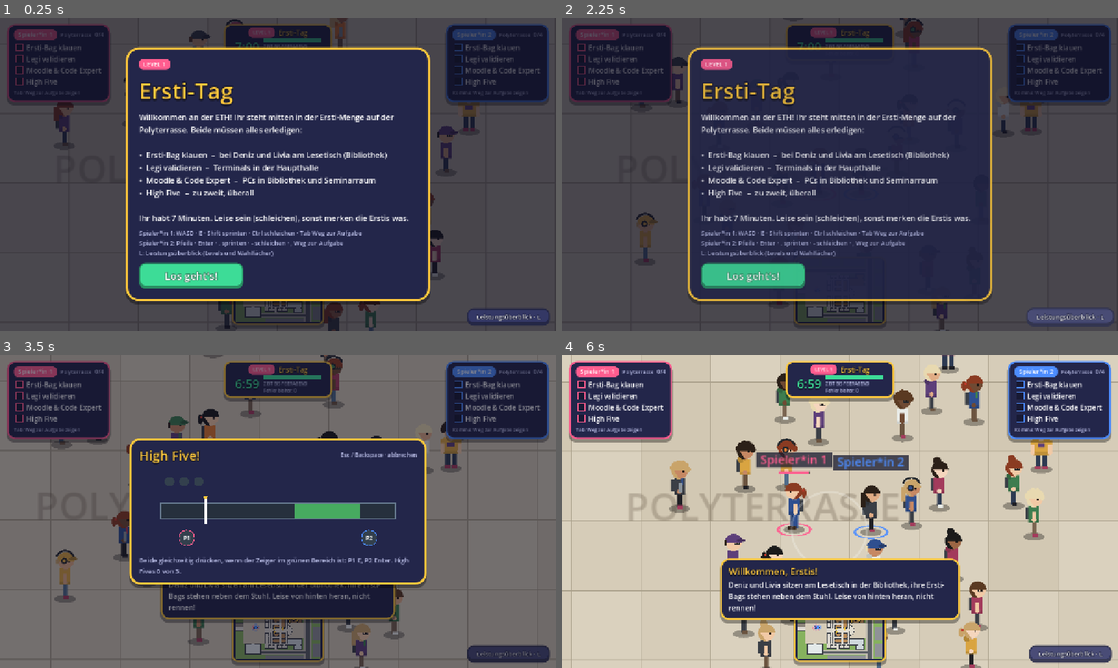
Above: before the commit, frames 1-4 (two rows, left to right).
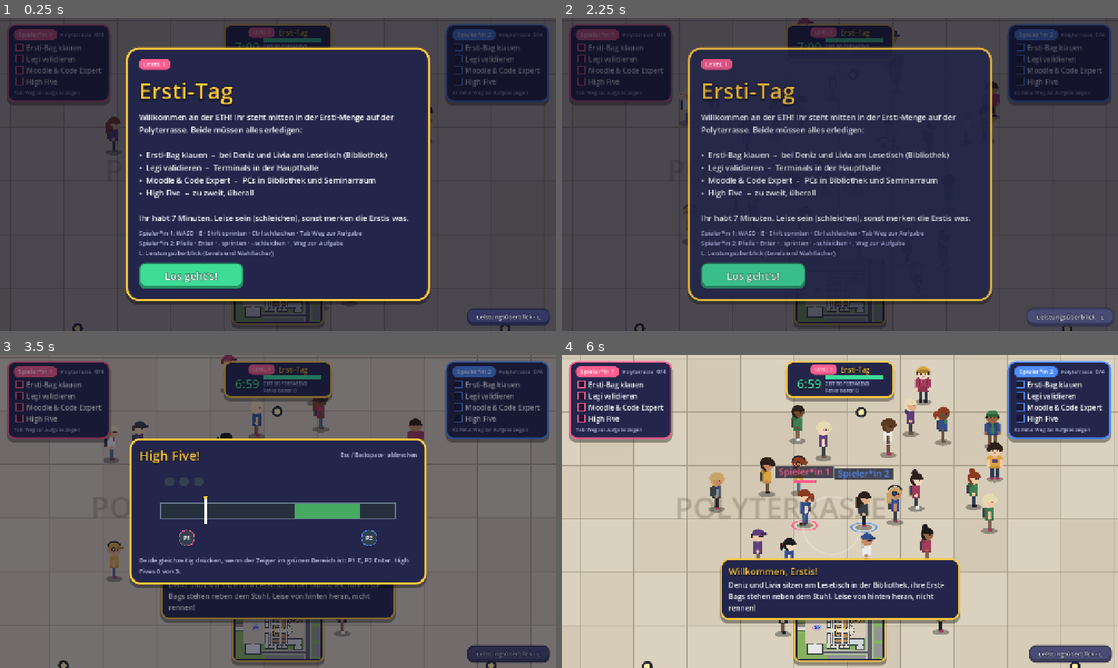
Above: after the commit, the same moments.

Repository: fzehnder/viscon-game
Game: Godot game, scene res://main.tscn
The game is run twice, just before and just after one commit, with the same random seed, the same clock (stepped at 60 frames per second) and the same inputs. This scene is started directly instead of the project's main scene.
Inputs (mouse positions are in pixels of both pictures, inside the frame that each line leads up to):
- Up to frame 1 (0.25 s): no input
- Up to frame 2 (2.25 s): click "Los geht's!" at 0.5 s; click "Leistungsüberblick · L" at 1.25 s; click "Level 1 starten" at 2 s
- Up to frame 3 (3.5 s): tap Enter (start) at 2.75 s; move the mouse to (400, 495) at 2.77 s; hold D from 2.78 s (still down); tap Q (ability) at 2.85 s; click (400, 495) at 2.92 s; tap Space at 3.02 s
- Up to frame 4 (6 s): move the mouse to (728, 527) at 3.52 s; release D at 3.53 s; hold S 3.53-4.28 s; tap E (interact) at 3.6 s; tap Space at 3.77, 5.27 s; move the mouse to (895, 442) at 4.27 s; hold D 4.28-5.03 s; tap Enter (start) at 4.35, 5.75 s; move the mouse to (812, 574) at 5.02 s; hold W 5.03-5.78 s; tap L (transcript) at 5.1 s; click (812, 574) at 5.17 s; move the mouse to (1006, 558) at 5.77 s; hold A from 5.78 s (still down); tap Shift at 5.85 s

The runs differ from the first frame. In frame 1, 1.8% of the frame differs, in the area x 9-92%, y 0-100%; in frame 2, 1.3%; in frame 3, 4.6%; in frame 4, 17%, in the area x 0-100%, y 0-100%.

Commit message:
Dynamic zoom-out and a split line that turns with the players
The shared view zooms out up to 2.2x as the players drift apart, then
splits and slowly zooms back in; joining zooms out again. The split runs
through the screen centre at right angles to the line between the
players, so each one is on their real side. Minigames still turn it
upright (P1 left, P2 right). Base zoom 1.3x further out. HUD stays put.

Co-Authored-By: Claude Opus 5.5 <noreply@anthropic.com>

Diff:
--- a/godot/scripts/hud.gd
+++ b/godot/scripts/hud.gd
@@ -3,8 +3,8 @@
 ## screen (P1 left, P2 right), level and timer top centre, mini map bottom centre,
 ## interaction prompts, bouncy toasts, big "done!" celebrations with confetti, and the
 ## start / win / lose screens.
-## The middle column (timer above, mini map below) stays clear of the players because main.gd
-## splits the screen early when they move apart vertically (SPLIT_AT_Y).
+## The HUD never moves with the split screen. The middle column (timer above, mini map below)
+## stays clear of the players because main.gd keeps them closer to the centre vertically (FIT_Y).
 
 const CH = preload("res://scripts/characters.gd")
 const KEYS = preload("res://scripts/controls.gd")
--- a/godot/scripts/main.gd
+++ b/godot/scripts/main.gd
@@ -9,11 +9,16 @@
 ##   on_noise(at, radius)         footsteps and minigame mistakes
 ##   finale(done)                 after the last task, e.g. a cutscene; must call done
 ##   task_targets(id, pid)        where a "level" task can be done right now (px), for the dashed way
-## Camera: one shared view while the players are close, split screen when they drift apart
-## or while one of them is in a minigame (the minigame then opens on that player's half).
-## There are always two half-screen views. While the players are together, the two cameras sit
-## side by side and the halves form one picture; to split, each camera glides over to its own
-## player and the divider grows in (split_k goes from 0 to 1), so nothing ever jumps.
+## Camera: one shared view that zooms out (up to OUT_MAX) as the players drift apart. When even
+## that is not enough, the screen splits and both views slowly zoom back in.
+## The split is a line through the screen centre, always at right angles to the line between the
+## players, so each player is on the side where they really are (P2 to the left of P1 = P2 left,
+## P2 above = horizontal split with P2 on top) and the line turns as they walk around each other.
+## There are always two full-screen views; P2's view lies on top, cut off at the split line
+## (SPLIT_SHADER). While both cameras sit on the middle between the players the two pictures are
+## identical and the cut is invisible; splitting moves the cameras apart, so nothing ever jumps.
+## A minigame for one player turns the split vertical (P1 left, P2 right) and opens on that half.
+## The HUD is a separate layer and never moves.
 
 const MapData = preload("res://scripts/map_data.gd")
 const WorldScript = preload("res://scripts/world.gd")
@@ -38,12 +43,28 @@
 const CAM_OFFSET := Vector2(0, -18)
 const ZOOM_MIN := 1.5
 const ZOOM_MAX := 3.6
-const SPLIT_AT := 0.7      # split when the players are further apart than this share of the screen width
-const MERGE_AT := 0.45     # merge again when closer than this share
-const SPLIT_AT_Y := 0.42   # the same for the height: earlier, so that nobody ends up behind the
-const MERGE_AT_Y := 0.28   # timer (top centre) or the mini map (bottom centre)
-const SPLIT_TIME := 0.7    # seconds for the two views to drift apart or back together
+const OUT_MAX := 2.2       # the shared view zooms out up to this factor, then the screen splits
+const MERGE_OUT := 1.8     # split views join again once the shared view would need less than this
+# In the shared view the players stay within this share of the screen width (FIT_X) and height
+# (FIT_Y, less, so nobody ends up behind the timer at the top or the mini map at the bottom).
+# In split screen each player sits this far from the centre, about the middle of their half.
+const FIT_X := 0.5
+const FIT_Y := 0.42
+const ZOOM_BACK := 1.5     # seconds (roughly) to zoom back in after a split, or out again after joining
+const ZOOM_IN := 1.0       # seconds (roughly) to zoom in when the players come closer in the shared view
+const SPLIT_TIME := 0.7    # seconds for the split to turn upright when a minigame opens
+const SPLIT_TURN := 10.0   # how quickly the split line follows the players (higher = tighter)
 const CAM_FOLLOW := 9.0    # how quickly the cameras follow (higher = tighter)
+const SPLIT_SHADER := """
+shader_type canvas_item;
+uniform vec2 normal = vec2(1.0, 0.0);
+uniform vec2 size = vec2(1280.0, 720.0);
+void fragment() {
+	if (dot(UV * size - size * 0.5, normal) < 0.0) {
+		discard;
+	}
+}
+"""
 const STEAL_BEHIND := 1.9  # rad: you must be at least this far from where the Ersti is looking
 
 var data: Dictionary
@@ -97,13 +118,17 @@
 var vcs: Array = []    # SubViewportContainer per view
 var vps: Array = []    # SubViewport per view (both share one World2D)
 var cams: Array = []
-var divider: ColorRect
-var split := false       # where it is heading: true = two separate views
-var split_k := 0.0       # where it is right now: 0 = one picture, 1 = fully split
-var cam_mid := Vector2.ZERO   # smoothed camera targets: middle between the players, P1, P2
-var cam_a := Vector2.ZERO
+var divider: Control
+var split_mat: ShaderMaterial   # cuts P2's view off at the split line
+var split := false       # true = two separate views (too far apart, or a minigame for one player)
+var split_k := 0.0       # how visible the split is: 0 = one seamless picture, 1 = clearly two views
+var split_n := Vector2.RIGHT   # split line normal on screen, from P1's side to P2's side
+var force_k := 0.0       # 0..1: a minigame for one player turns the split upright (P1 left, P2 right)
+var out := 1.0           # dynamic zoom-out on top of `zoom`: 1 = normal, up to OUT_MAX
+var catching_up := false # just joined: zoom out smoothly until both players fit again
+var cam_a := Vector2.ZERO   # smoothed camera positions of P1's and P2's view
 var cam_b := Vector2.ZERO
-var zoom := 2.5          # change this (also in tweens), both cameras follow
+var zoom := 2.5 / 1.3    # about 1.92. Change this (also in tweens), both cameras follow; `out` comes on top
 
 # the transcript (level overview) on top of the running game: L or the button, the game pauses
 var tr_layer: CanvasLayer = null
@@ -322,11 +347,17 @@
 		c.stretch = true
 		c.mouse_filter = Control.MOUSE_FILTER_IGNORE
 		vroot.add_child(c)
+		c.set_anchors_and_offsets_preset(Control.PRESET_FULL_RECT)
 		var v := SubViewport.new()
 		v.handle_input_locally = false
 		c.add_child(v)
 		vcs.append(c)
 		vps.append(v)
+	var sh := Shader.new()
+	sh.code = SPLIT_SHADER
+	split_mat = ShaderMaterial.new()
+	split_mat.shader = sh
+	vcs[1].material = split_mat
 	vps[1].world_2d = vps[0].world_2d
 	vps[1].render_target_update_mode = SubViewport.UPDATE_ALWAYS
 	for i in 2:
@@ -339,26 +370,29 @@
 		vps[i].add_child(cam)
 		cam.make_current()
 		cams.append(cam)
-	divider = ColorRect.new()
-	divider.color = UI.DARK
+	divider = Control.new()
 	divider.mouse_filter = Control.MOUSE_FILTER_IGNORE
+	divider.draw.connect(_draw_divider)
 	vroot.add_child(divider)
+	divider.set_anchors_and_offsets_preset(Control.PRESET_FULL_RECT)
 	_layout_views()
 
 
 func _layout_views() -> void:
 	var vs: Vector2 = get_viewport().get_visible_rect().size
-	var hw := floorf(vs.x / 2.0)
-	vcs[0].position = Vector2.ZERO
-	vcs[0].size = Vector2(hw, vs.y)
-	vcs[1].position = Vector2(hw, 0.0)
-	vcs[1].size = Vector2(vs.x - hw, vs.y)
-	# the divider grows out of the middle while the views separate
+	split_mat.set_shader_parameter("normal", split_n)
+	split_mat.set_shader_parameter("size", vs)
+	divider.queue_redraw()
+
+
+## The divider grows in along the split line while the two pictures drift apart.
+func _draw_divider() -> void:
 	var e := smoothstep(0.0, 1.0, split_k)
-	divider.visible = e > 0.01
-	divider.size = Vector2(6.0 * e, vs.y)
-	divider.position = Vector2(hw - 3.0 * e, 0.0)
-	divider.modulate.a = e
+	if e <= 0.01:
+		return
+	var c := divider.size / 2.0
+	var along := Vector2(-split_n.y, split_n.x) * divider.size.length()
+	divider.draw_line(c - along, c + along, Color(UI.DARK, e), 6.0 * e)
 
 
 func _solo_minigame_open() -> bool:
@@ -381,33 +415,61 @@
 	var a: Vector2 = players[0].global_position + CAM_OFFSET
 	var b: Vector2 = players[1].global_position + CAM_OFFSET
 	var vs: Vector2 = get_viewport().get_visible_rect().size
-	var d := (a - b).abs()
-	if _solo_minigame_open():
+	var d := b - a
+	# how far the shared view has to zoom out to show both players
+	var need := maxf(absf(d.x) * zoom / (vs.x * FIT_X), absf(d.y) * zoom / (vs.y * FIT_Y))
+	var forced := _solo_minigame_open()
+	if forced or need > OUT_MAX:
 		split = true
-	elif split:
-		if d.x < vs.x * MERGE_AT / zoom and d.y < vs.y * MERGE_AT_Y / zoom:
-			split = false
-	elif d.x > vs.x * SPLIT_AT / zoom or d.y > vs.y * SPLIT_AT_Y / zoom:
-		split = true
-	var goal := 1.0 if split else 0.0
-	split_k = goal if snap else move_toward(split_k, goal, delta / SPLIT_TIME)
+	elif split and need < MERGE_OUT:
+		split = false
+		catching_up = true
+	# zoom: split views go back to normal; the shared view keeps both players in the picture
+	var f_back := 1.0 if snap else 1.0 - exp(-3.0 * delta / ZOOM_BACK)
+	var f_in := 1.0 if snap else 1.0 - exp(-3.0 * delta / ZOOM_IN)
+	if split:
+		out += (1.0 - out) * f_back
+	else:
+		var goal := clampf(need, 1.0, OUT_MAX)
+		out += (goal - out) * (f_back if catching_up else f_in)
+		if catching_up and out >= goal - 0.01:
+			catching_up = false
+		if not catching_up:
+			out = maxf(out, goal)   # zooming out follows the players at once, nobody leaves the picture
+	var z := zoom / out
+	# direction of the split: at right angles to the line between the players, upright for a minigame
+	force_k = (1.0 if forced else 0.0) if snap else move_toward(force_k, 1.0 if forced else 0.0, delta / SPLIT_TIME)
+	var fk := smoothstep(0.0, 1.0, force_k)
+	var n_goal := d.normalized() if d.length() > 1.0 else split_n
+	n_goal = n_goal.slerp(Vector2.RIGHT, fk)
+	if snap or split_k < 0.01:
+		split_n = n_goal   # nothing visible yet, so the line may jump
+	else:
+		split_n = split_n.slerp(n_goal, 1.0 - exp(-SPLIT_TURN * delta)).normalized()
+	var n := split_n
+	# shared picture: both cameras on the middle. Once the players are further apart than fits (r,
+	# measured along n), the cameras move from the middle towards their players by the excess, so
+	# each player stays r away from the screen centre on their own side of the line.
+	var m := (a + b) / 2.0
+	var r := minf(vs.x * FIT_X / 2.0 / maxf(absf(n.x), 0.001), vs.y * FIT_Y / 2.0 / maxf(absf(n.y), 0.001))
+	var excess := maxf(0.0, d.length() / 2.0 - r / z)
+	var goal_a := m - n * excess
+	var goal_b := m + n * excess
+	if fk > 0.0:
+		# minigame: each player in the middle of their own half
+		goal_a = goal_a.lerp(a + n * vs.x / 4.0 / z, fk)
+		goal_b = goal_b.lerp(b - n * vs.x / 4.0 / z, fk)
+	var view := vs / z
+	var f := 1.0 if snap else 1.0 - exp(-CAM_FOLLOW * delta)
+	cam_a += (_clamp_view(goal_a, view) - cam_a) * f
+	cam_b += (_clamp_view(goal_b, view) - cam_b) * f
+	cams[0].global_position = cam_a
+	cams[1].global_position = cam_b
+	for c in cams:
+		c.zoom = Vector2(z, z)
+	# the divider shows as much as the two pictures differ
+	split_k = clampf(cam_a.distance_to(cam_b) * z / 24.0, 0.0, 1.0)
 	_layout_views()
-	# world size of the whole picture and of the two halves
-	var full := vs / zoom
-	var wl: float = vcs[0].size.x / zoom
-	var wr: float = vcs[1].size.x / zoom
-	var f := 1.0 if snap else 1.0 - exp(-CAM_FOLLOW * delta)
-	cam_mid += (_clamp_view((a + b) / 2.0, full) - cam_mid) * f
-	cam_a += (_clamp_view(a, Vector2(wl, full.y)) - cam_a) * f
-	cam_b += (_clamp_view(b, Vector2(wr, full.y)) - cam_b) * f
-	# together: the halves show the left and the right part of one picture around cam_mid
-	var left := Vector2(cam_mid.x - full.x / 2.0 + wl / 2.0, cam_mid.y)
-	var right := Vector2(cam_mid.x + full.x / 2.0 - wr / 2.0, cam_mid.y)
-	var e := smoothstep(0.0, 1.0, split_k)
-	cams[0].global_position = left.lerp(cam_a, e)
-	cams[1].global_position = right.lerp(cam_b, e)
-	for c in cams:
-		c.zoom = Vector2(zoom, zoom)
 
 
 func _unhandled_input(event: InputEvent) -> void:
@@ -432,8 +494,16 @@
 
 
 ## Which half of the screen a player is on right now: 0 left, 1 right, -1 whole screen.
+## With a slanted split it is the half (left or right) that holds most of the player's view.
 func screen_side(pid: int) -> int:
-	return pid if split else -1
+	if force_k > 0.5:
+		return pid
+	if split_k < 0.5:
+		return -1
+	var p2_right := split_n.x >= 0.0
+	if pid == 1:
+		return 1 if p2_right else 0
+	return 0 if p2_right else 1
 
 
 # ------------------------------------------------------------------ loop
Not shown, changed: CLAUDE.md
